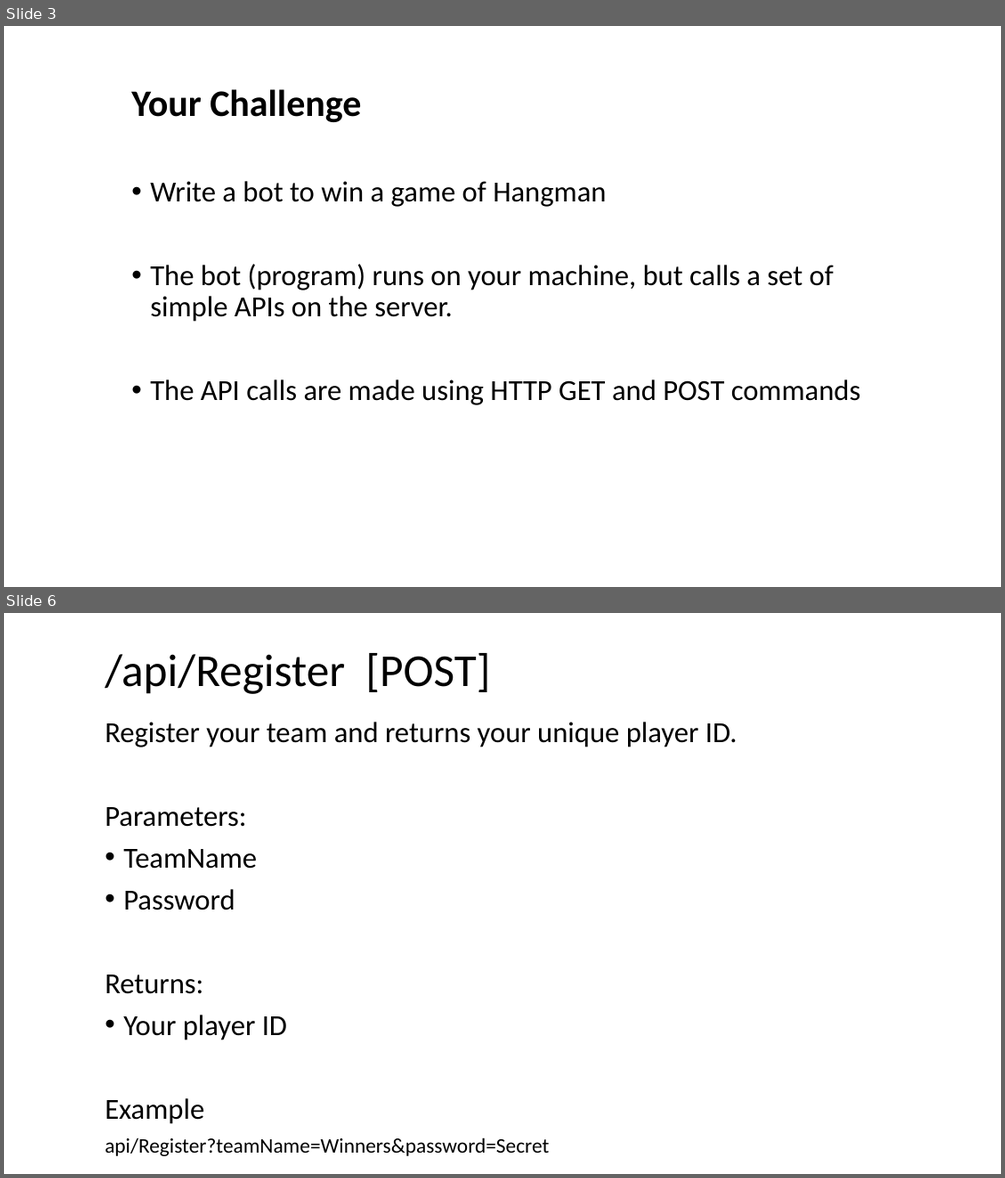
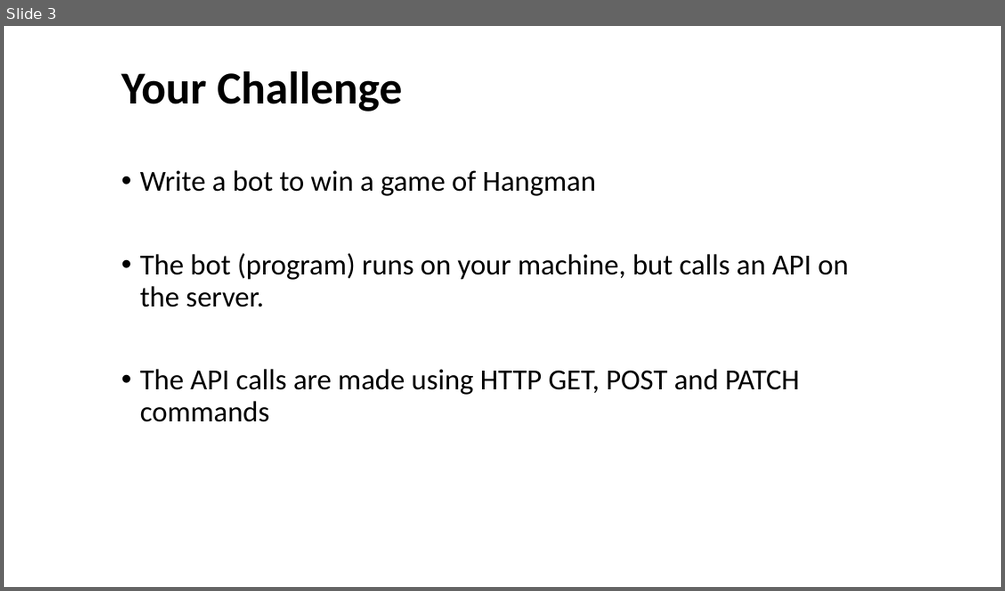
Before and after one commit to BatFace/Connect4, a slide deck: CodeDojoIntroMaterials/Hangman.pptx. Shown one above the other, each under a label of ours: slides 3 and 6 before the commit, slide 3 after it; the slides between them are not shown. The pictures are 1005x1178 and 1005x591 pixels, drawn with LibreOffice and Linux fonts; fonts in the diff are those of the drawing; background and template pictures are left out. Boxes give left, top, right and bottom in pixels: in the first picture for what was removed or moved away, otherwise in the second. Text is boxed around its words. In the diff, an @@ line names an element or a change of style, - is before the commit and + after.

```diff
--- a/CodeDojoIntroMaterials/Hangman.pptx
+++ b/CodeDojoIntroMaterials/Hangman.pptx
@@ slide 6 removed at [4, 613, 1001, 1174], background #FFFFFF @@
@@ title removed at [105, 653, 490, 694] @@
-/api/Register [POST]
@@ text removed at [105, 722, 737, 1156] @@
-Register your team and returns your unique player ID.
-Parameters:
-• TeamName
-• Password
-Returns:
-• Your player ID
-Example
-api/Register?teamName=Winners&password=Secret
@@ slide 3 changed as well @@
@@ text "Your Challenge": place and size @@
-text "Your Challenge" at [131, 89, 861, 405]
+text "Your Challenge" at [121, 71, 848, 422]
@@ text at [121, 71, 402, 111]: size 36 to 44 pt in "Your Challenge" @@
@@ text at [140, 253, 848, 422]: text changed @@
-• The bot (program) runs on your machine, but calls a set of simple APIs on the server.
-• The API calls are made using HTTP GET and POST commands
+• The bot (program) runs on your machine, but calls an API on the server.
+• The API calls are made using HTTP GET, POST and PATCH commands
```
Also in this commit, not shown: 3 other slides changed, 5 other slides removed, 2 other files.
